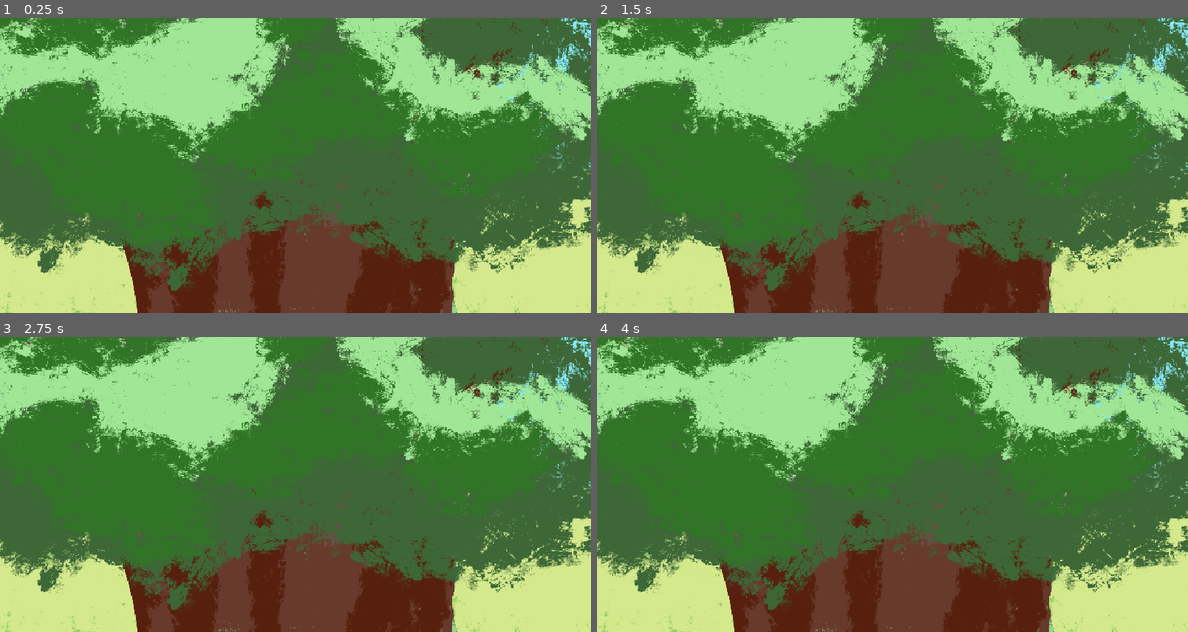
Above: before the commit, frames 1-4 (two rows, left to right).
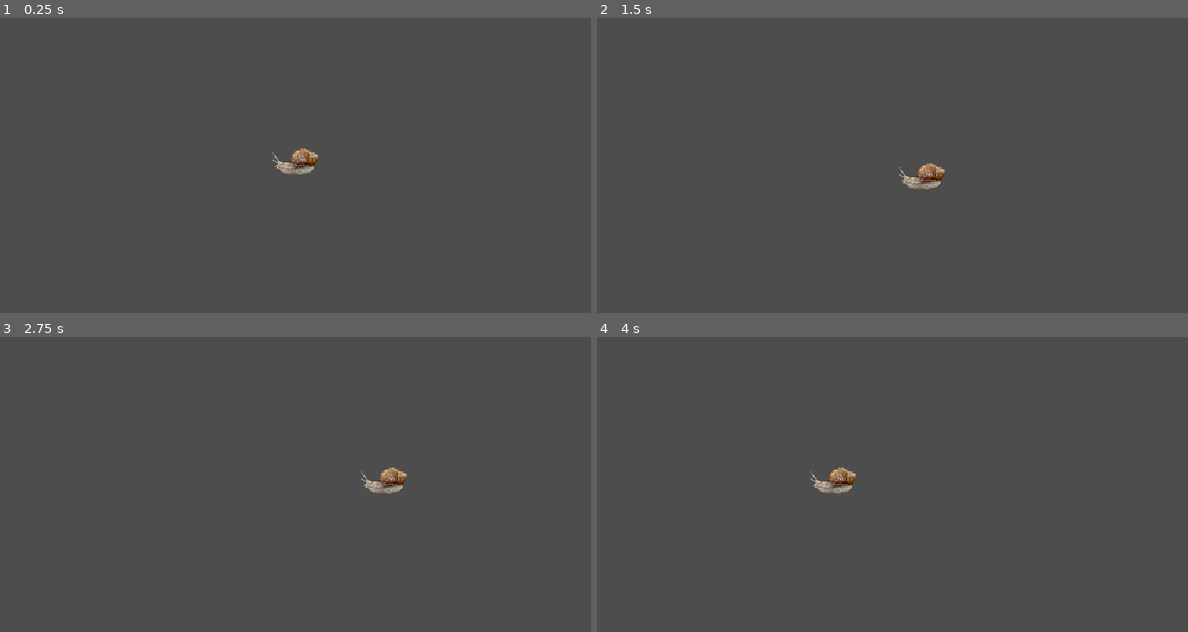
Above: after the commit, the same moments.

Repository: ovanbeurden/bird-game
Game: Godot game, scene res://scenes/camera.tscn
Two runs of this game, one before a commit and one after it. Both use one fixed random seed, a clock stepped at 60 frames per second and the inputs below. Before the commit the project starts from res://birdgame.tscn.
Inputs (mouse positions are in pixels of both pictures, inside the frame that each line leads up to):
- Up to frame 1 (0.25 s): no input
- Up to frame 2 (1.5 s): tap Enter at 0.5 s; move the mouse to (1022, 150) at 0.52 s; click (1022, 150) at 0.67 s; tap Space at 1.25 s; drag from (774, 180) to (862, 224) at 1.27 s
- Up to frame 3 (2.75 s): move the mouse to (354, 419) at 2.02 s; click (354, 419) at 2.17 s
- Up to frame 4 (4 s): tap Enter at 2.75 s; drag from (862, 543) to (715, 440) at 2.77 s; move the mouse to (1069, 528) at 3.52 s; click (1069, 528) at 3.67 s

The runs differ from the first frame. In frame 1, 99% of the frame differs, in the area x 0-100%, y 0-100%; in frame 2, 99%; in frame 3, 99%; in frame 4, 99%.

Commit message:
FIx this

Diff:
--- a/bird-game/project.godot
+++ b/bird-game/project.godot
@@ -11,7 +11,7 @@
 [application]
 
 config/name="bird-game"
-run/main_scene="uid://c8yuq2opbll1l"
+run/main_scene="uid://bpdrwuohijr8"
 config/features=PackedStringArray("4.5", "GL Compatibility")
 config/icon="res://icon.svg"
 
--- a/bird-game/scenes/camera.tscn
+++ b/bird-game/scenes/camera.tscn
@@ -1,7 +1,10 @@
-[gd_scene load_steps=3 format=3 uid="uid://bpdrwuohijr8"]
+[gd_scene load_steps=4 format=3 uid="uid://bpdrwuohijr8"]
 
 [ext_resource type="Script" uid="uid://cb6fsv7o0bhjg" path="res://birb_unit.gd" id="1_kod1s"]
 [ext_resource type="Texture2D" uid="uid://b4j2qdh714nor" path="res://art/snail.png" id="2_tmlye"]
+
+[sub_resource type="RectangleShape2D" id="RectangleShape2D_kod1s"]
+size = Vector2(344.30023, 279.06442)
 
 [node name="Camera" type="Camera2D"]
 
@@ -9,10 +12,15 @@
 script = ExtResource("1_kod1s")
 
 [node name="RigidBody2D" type="CharacterBody2D" parent="Node2D"]
-position = Vector2(-7.000001, -5.9999995)
+position = Vector2(-14.999999, -18)
 scale = Vector2(0.20040649, 0.15408629)
 
+[node name="CollisionShape2D" type="CollisionShape2D" parent="Node2D/RigidBody2D"]
+position = Vector2(87.32259, 74.63356)
+scale = Vector2(1.0000002, 1.0000002)
+shape = SubResource("RectangleShape2D_kod1s")
+
 [node name="Sprite2D" type="Sprite2D" parent="Node2D/RigidBody2D"]
-position = Vector2(9.979721, -12.979744)
-scale = Vector2(0.35547668, 0.35267034)
+position = Vector2(69.858025, 77.878456)
+scale = Vector2(0.3554767, 0.35267037)
 texture = ExtResource("2_tmlye")
Not shown: 1 places in bird-game/birdgame.tscn that only renumber resources
